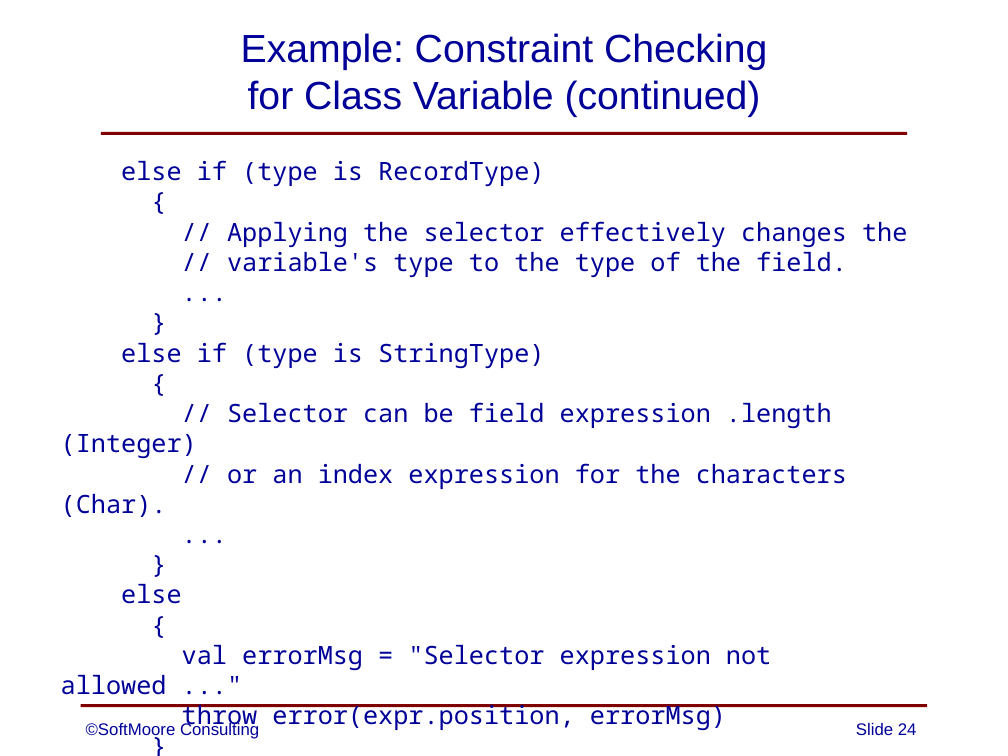
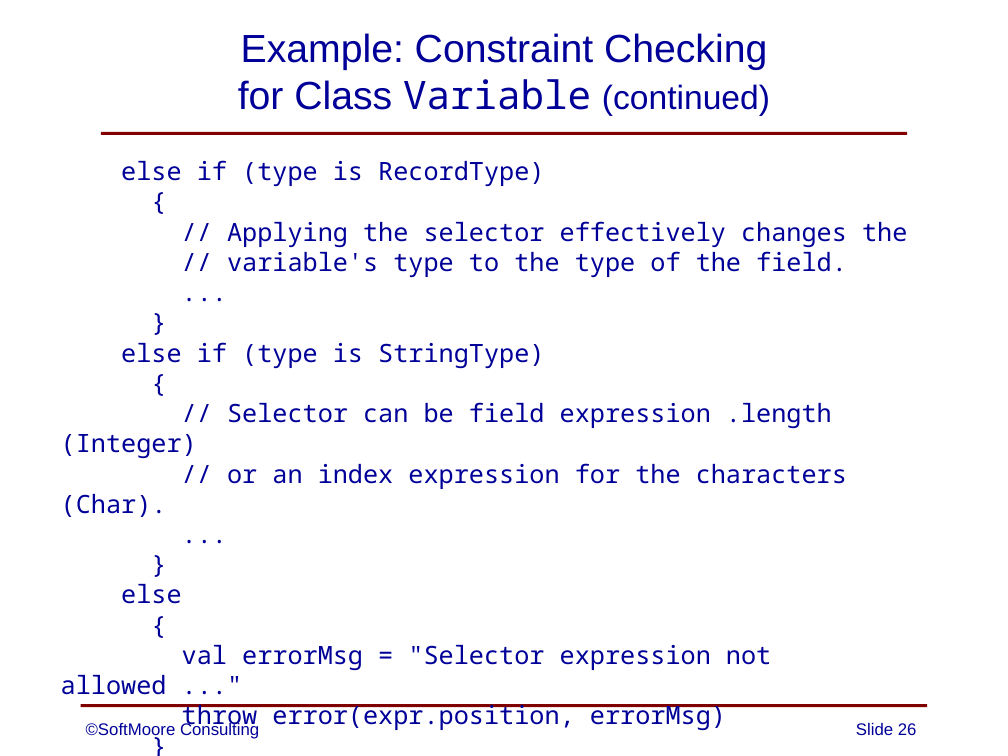
Before and after one commit to SoftMoore/CPRL-Kt-2nd, a slide deck: slide 26 of PowerPoints/09 - Constraint Analysis.pptx (slide 24 before the commit). Drawn at 1008x756 pixels with LibreOffice and Linux fonts; fonts in the diff are those of the drawing. Boxes give left, top, right and bottom in pixels: in the first picture for what was removed or moved away, otherwise in the second. Text is boxed around its words. In the diff, an @@ line names an element or a change of style, - is before the commit and + after.

```diff
--- a/PowerPoints/09 - Constraint Analysis.pptx
+++ b/PowerPoints/09 - Constraint Analysis.pptx
@@ title "Example: Constraint Checking for Class ..." at (238, 33, 770, 116): size 28 to 24 pt in "(continued)"; font Arial to Noto Sans Mono in "Variable" @@
@@ page number at (856, 723, 917, 735): text changed @@
-Slide 24
+Slide 26
```
Also in this commit, not shown: 2 other slides changed, 2 slides added, 1 other file.
